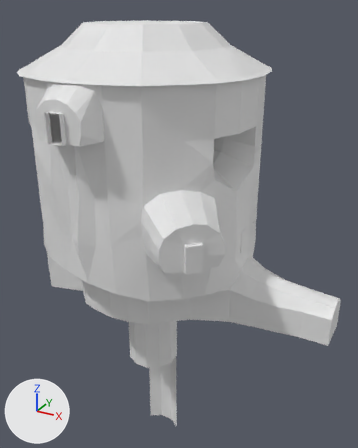
What one commit did to the OBJ model assets/scenes/scene00/map.obj.
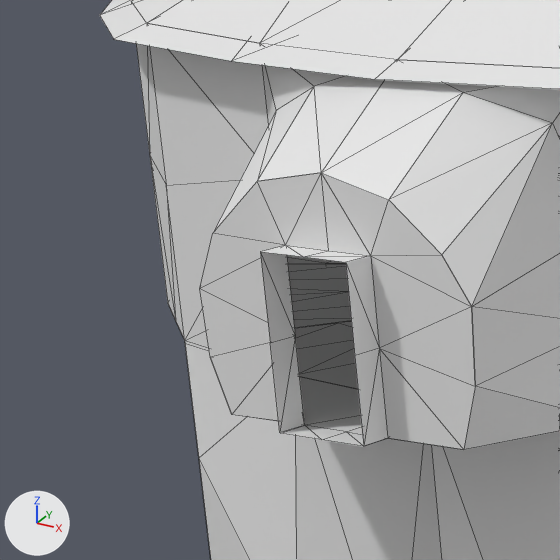
The first picture shows the older version from a 50 mm lens placed at (24.5, -38.6, 26.8), pointed at (2.8, 0.9, 7.1). The close-ups show the older and then the newer version on the part from 0% to 27% of the width and 16% to 37% of the height of that picture. Only the edits that show in the close-ups are written down. Lighting does not change. The marker at lower left points along +X, +Y and +Z. The close-ups show mesh edges as thin lines. Materials are left out; every surface is plain grey. Where no turn or scale is listed for an object, it has been applied to the vertices.

Names of what the first close-up shows: 'inside_the_deku_tree_00.dmx', 'inside_the_deku_tree_00.dmx.002', 'inside_the_deku_tree_00.dmx.003', 'inside_the_deku_tree_00.dmx.004', 'inside_the_deku_tree_00.dmx.006', 'inside_the_deku_tree_00.dmx.008', 'inside_the_deku_tree_00.dmx.012'.
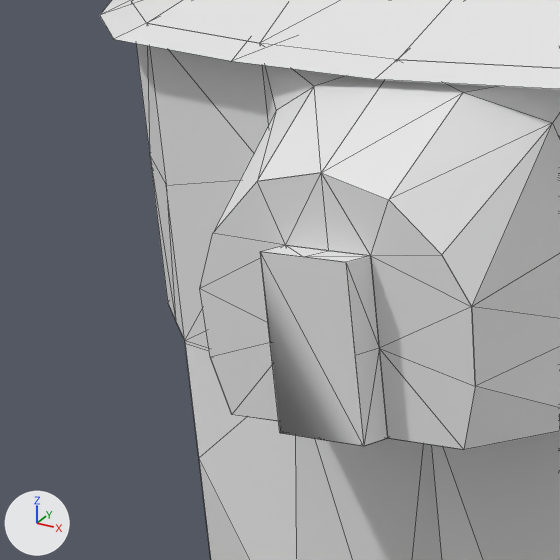
Patch to the scene script:
```diff
--- a/assets/scenes/scene00/map.obj.py
+++ b/assets/scenes/scene00/map.obj.py
@@ me_door1 @@
+me_door1.from_pydata([(0.67, -11.98, 17.75), (0.67, -11.98, 19.97), (-0.67, -11.98, 17.75), (-0.67, -11.98, 19.97), (-0.67, -12.43, 17.75), (0.67, -12.43, 19.97), (0.67, -12.43, 17.75), (-0.67, -12.43, 19.97)], [], [(0, 2, 1), (2, 3, 1), (6, 4, 0), (4, 2, 0), (5, 7, 6), (7, 4, 6)])
@@ ob_door1 @@
+ob_door1 = bpy.data.objects.new('DOOR1', me_door1)
+ob_door1.location = (0.0, 0.0, 0.0)
```

Pixel boxes (x1, y1, x2, y2) of what changed, in the close-ups (560 x 560 px):
'DOOR1', added: after (261, 252, 363, 446)
'inside_the_deku_tree_00.dmx.002', unchanged, covered by the edit: before (287, 255, 358, 389)
'inside_the_deku_tree_00.dmx', unchanged, covered by the edit: before (238, 377, 522, 446); after (238, 415, 522, 445)
'inside_the_deku_tree_00.dmx.008', unchanged, covered by the edit: before (288, 264, 351, 328)
